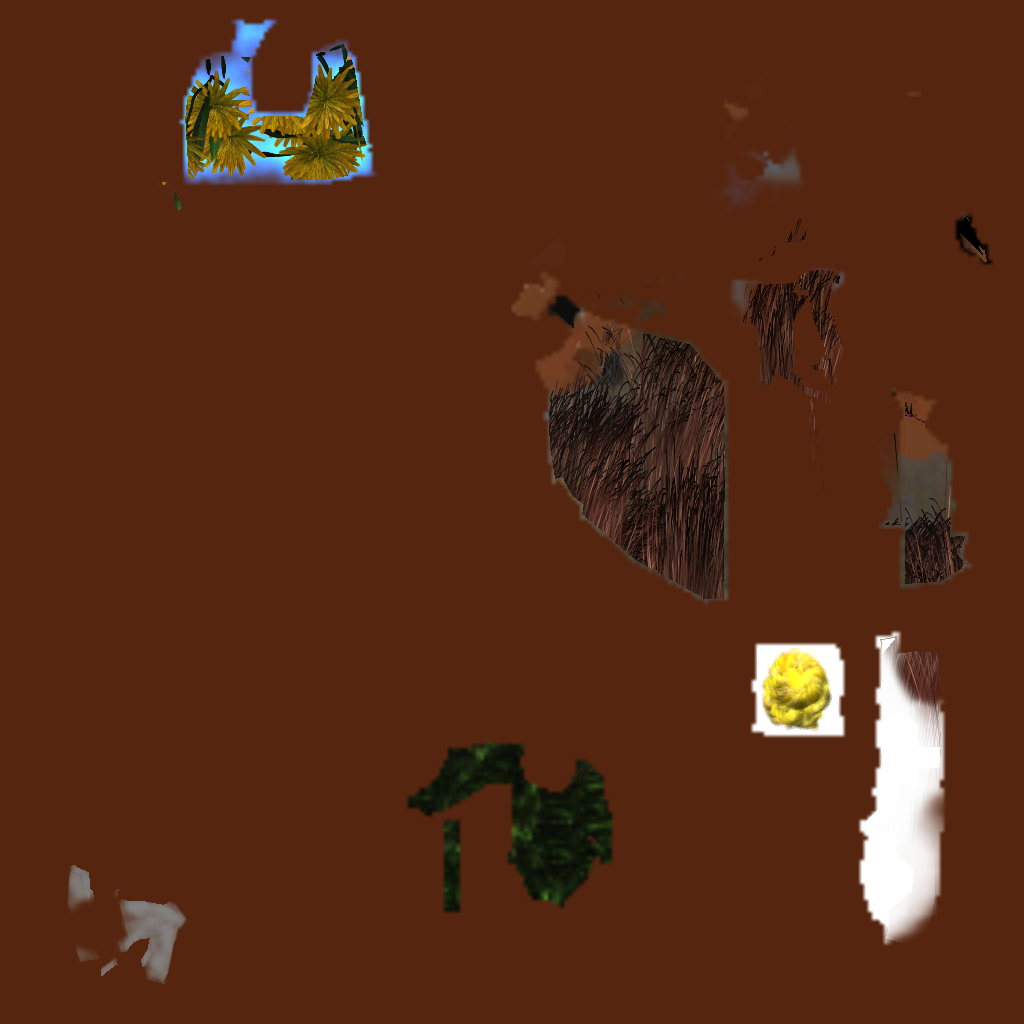
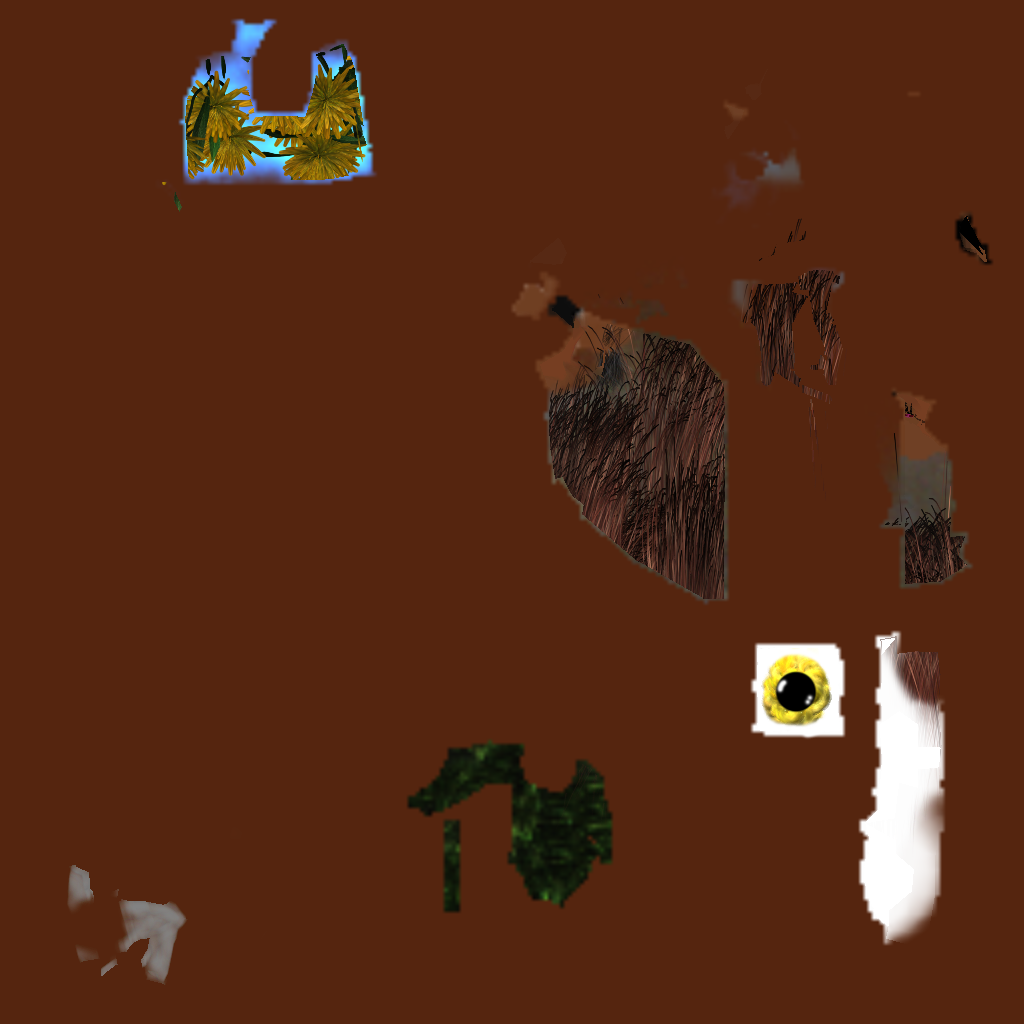
Layered file, before and after one edit (1024×1024). Changes by layer:
painted on "Background" over box(756, 645, 830, 740)
